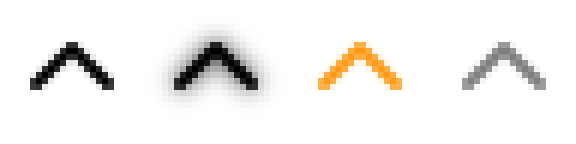
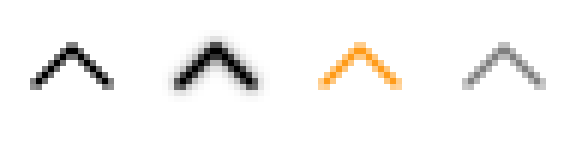
Comparing the layer stacks of the two 576×144 images. Changes:
painted on "#0" over [30, 42, 114, 90]
painted on "#1" over [150, 18, 282, 114]
painted on "#2" over [318, 42, 402, 90]
painted on "#3" over [462, 42, 546, 90]
